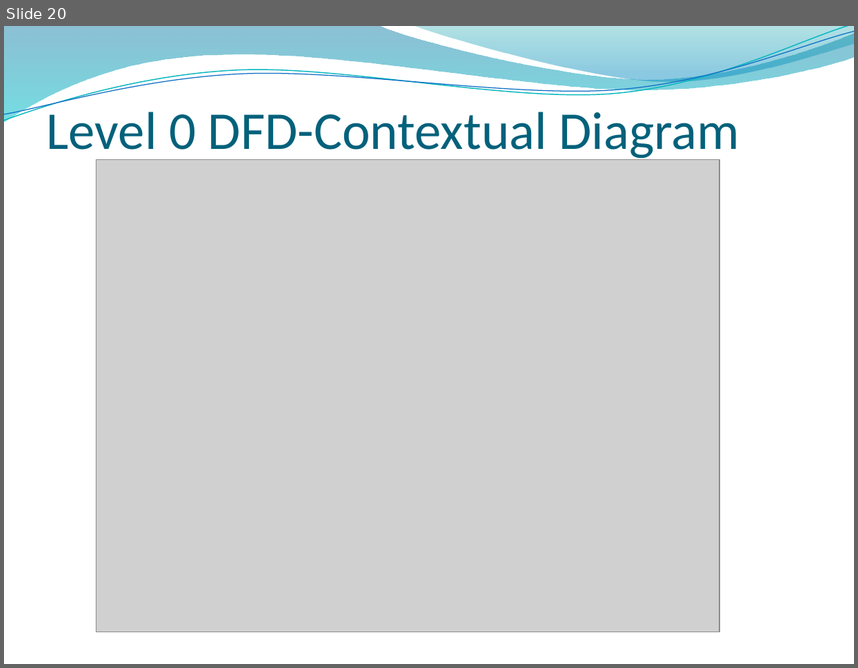
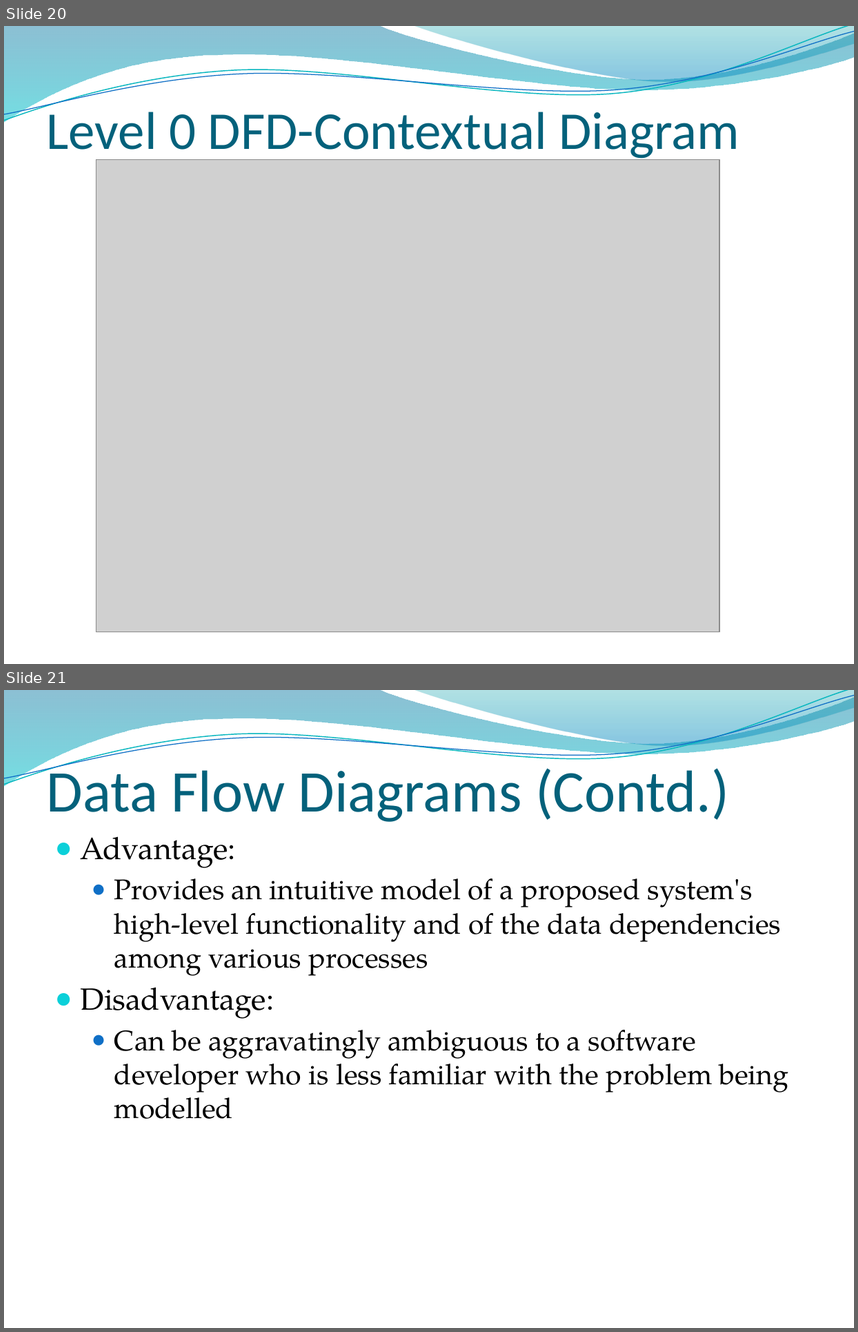
Before and after one commit to abdulsaboor938/Semester-4, a slide deck: Software Engineering/Slides/Lecture 9.pptx. Shown one above the other, each under a label of ours: slide 20 before the commit, slides 20 and 21 after it. The pictures are 858x668 and 858x1332 pixels, drawn with LibreOffice and Linux fonts; fonts in the diff are those of the drawing; grey boxes stand for pictures; background and template pictures are left out. Boxes give left, top, right and bottom in pixels: in the first picture for what was removed or moved away, otherwise in the second. Text is boxed around its words. In the diff, an @@ line names an element or a change of style, - is before the commit and + after.

```diff
--- a/Software Engineering/Slides/Lecture 9.pptx
+++ b/Software Engineering/Slides/Lecture 9.pptx
@@ slide 21 added at [4, 690, 854, 1328], background picture (left out); not listed: 4 template elements that a slide beside it also shows @@
@@ title added at [47, 762, 729, 822], 50 pt, text #04617B @@
+Data Flow Diagrams (Contd.)
@@ text added at [81, 836, 789, 1118], 24 pt, text #000000 @@
+● Advantage:
+  ● Provides an intuitive model of a proposed system's high-level functionality and of the data dependencies among various processes
+● Disadvantage:
+  ● Can be aggravatingly ambiguous to a software developer who is less familiar with the problem being modelled
```
Also in this commit, not shown: 1 slide changed, 2 other slides added, 5 other files.
